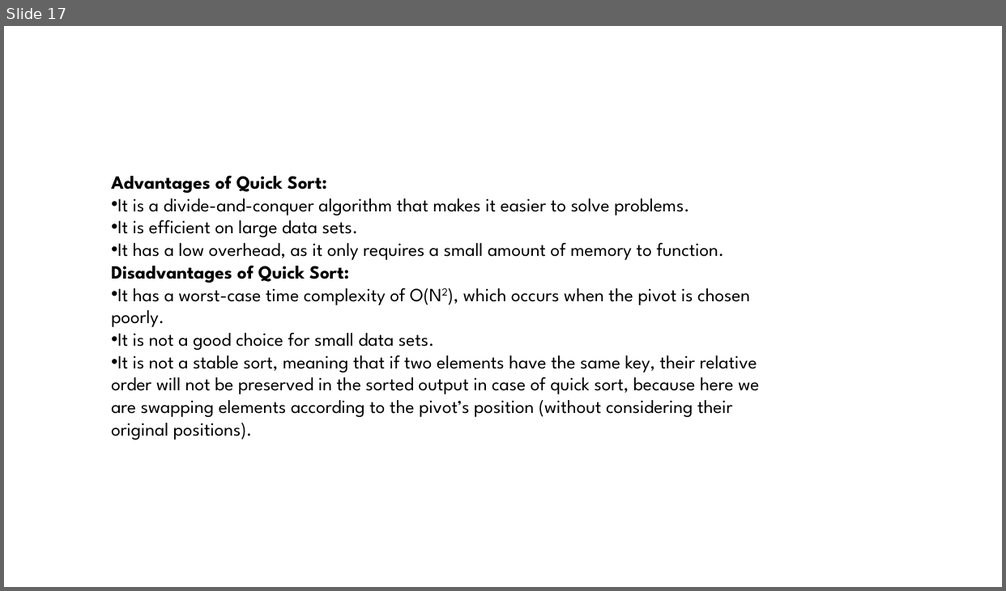
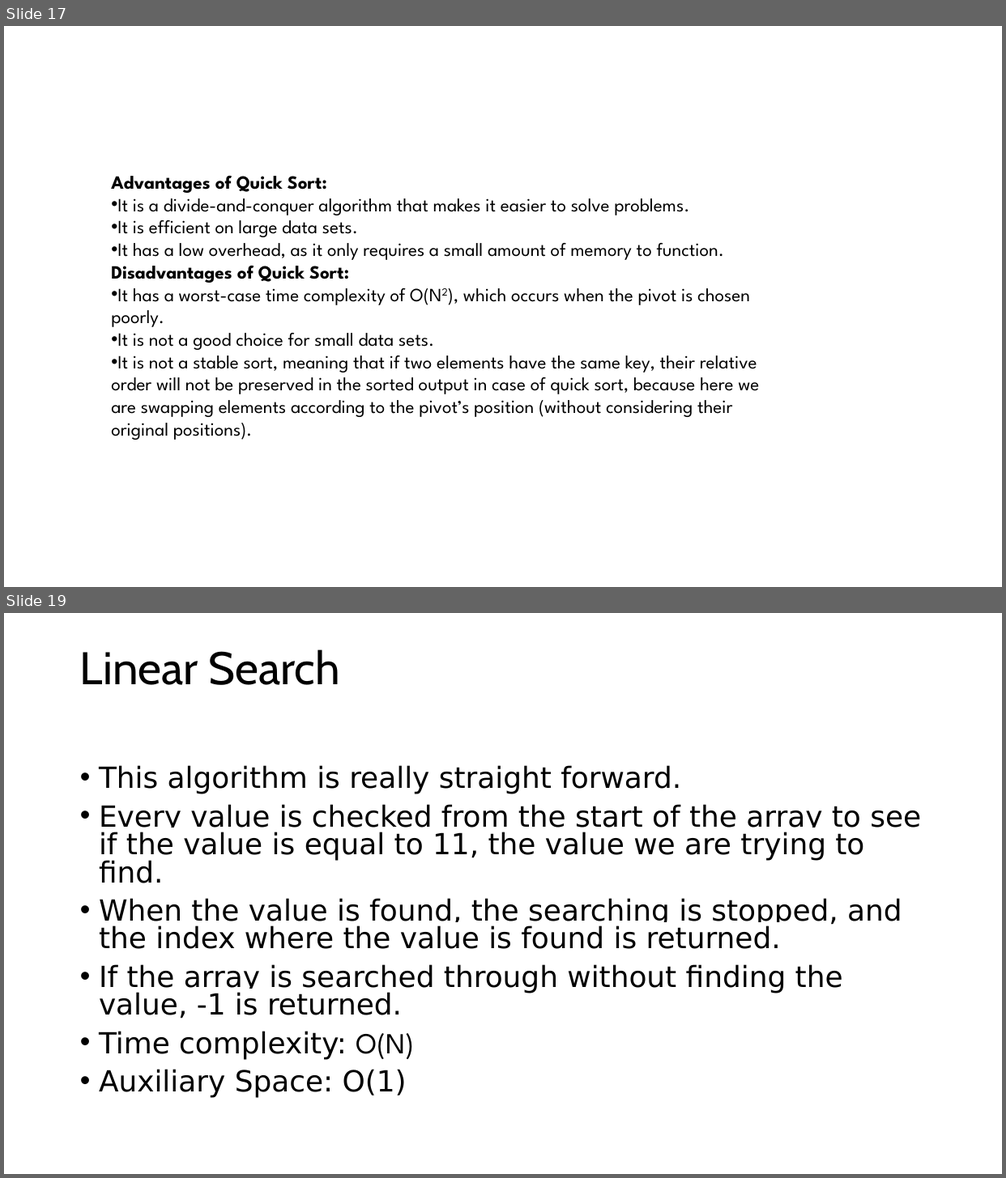
Before and after one commit to anupam2741/ToDo-List, a slide deck: sorting.pptx. Shown one above the other, each under a label of ours: slide 17 before the commit, slides 17 and 19 after it; the slides between them are not shown. The pictures are 1006x591 and 1006x1178 pixels, drawn with LibreOffice and Linux fonts; fonts in the diff are those of the drawing. Boxes give left, top, right and bottom in pixels: in the first picture for what was removed or moved away, otherwise in the second. Text is boxed around its words. In the diff, an @@ line names an element or a change of style, - is before the commit and + after.

```diff
--- a/sorting.pptx
+++ b/sorting.pptx
@@ slide 19 added at box(4, 613, 1002, 1174), background #FFFFFF @@
@@ title added at box(80, 649, 341, 685), 44 pt, text #000000 @@
+Linear Search
@@ text added at box(99, 765, 921, 1098), 28 pt, text #000000 @@
+• This algorithm is really straight forward.
+• Every value is checked from the start of the array to see if the value is equal to 11, the value we are trying to find.
+• When the value is found, the searching is stopped, and the index where the value is found is returned.
+• If the array is searched through without finding the value, -1 is returned.
+• Time complexity: O(N)
+• Auxiliary Space: O(1)
```
Also in this commit, not shown: 6 other slides added.
